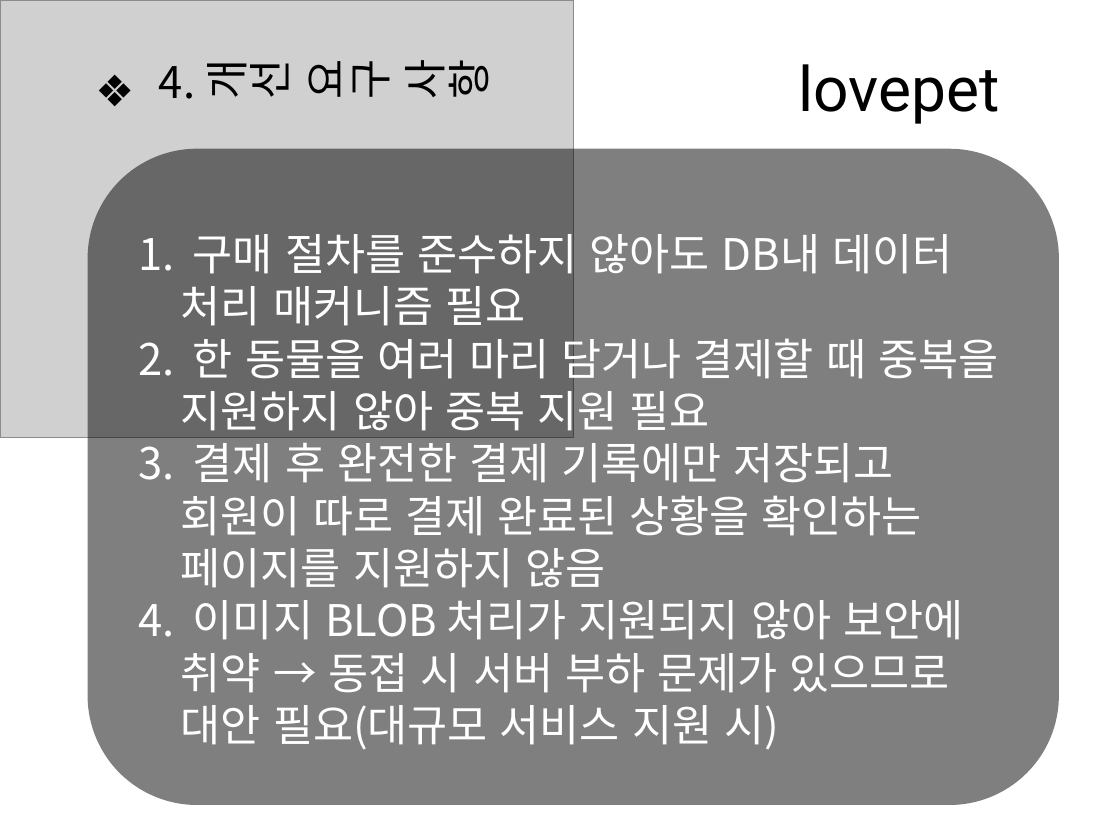
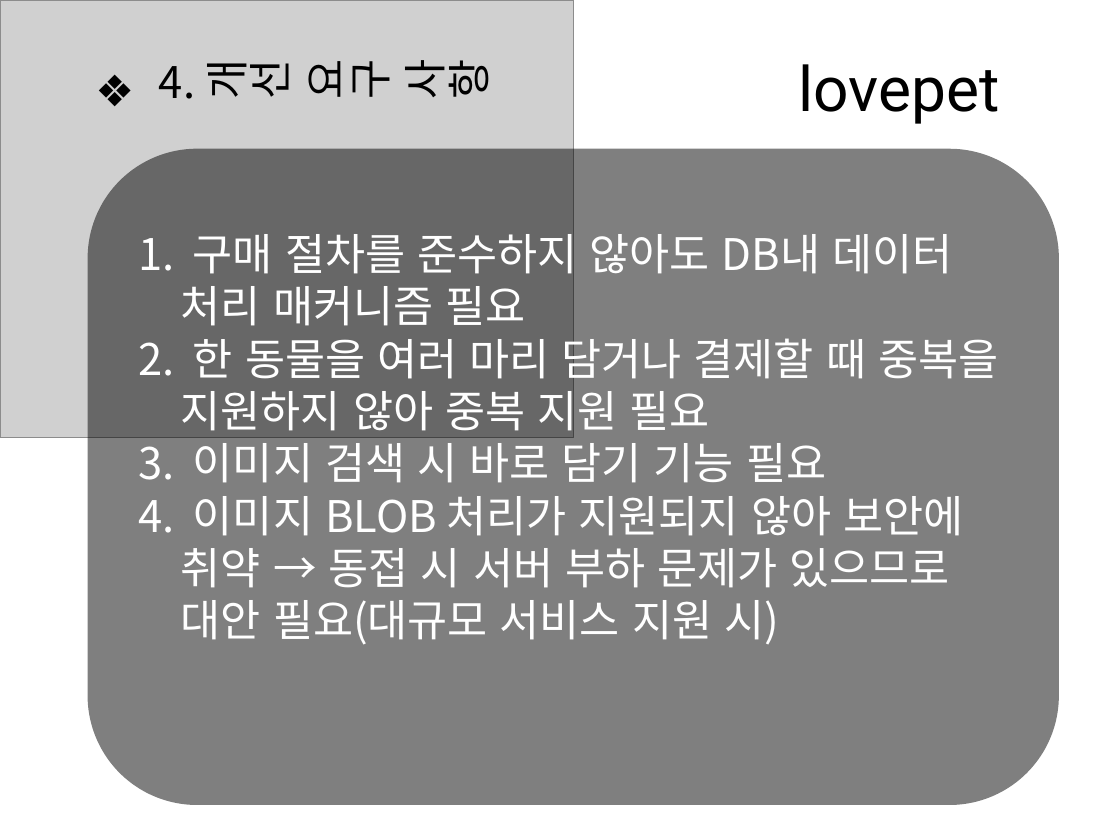
Before and after one commit to JeonBot/DB16_LovePet, a slide deck: slide 11 of LOVEPET_1조(최종).pptx (slide 8 before the commit). Drawn at 1120x840 pixels with LibreOffice and Linux fonts; fonts in the diff are those of the drawing; grey boxes stand for pictures. Boxes give left, top, right and bottom in pixels: in the first picture for what was removed or moved away, otherwise in the second. Text is boxed around its words. In the diff, an @@ line names an element or a change of style, - is before the commit and + after.

```diff
--- a/LOVEPET_1조(최종).pptx
+++ b/LOVEPET_1조(최종).pptx
@@ text at (x1=193, y1=435, x2=826, y2=483): text changed @@
-3. 결제 후 완전한 결제 기록에만 저장되고 회원이 따로 결제 완료된 상황을 확인하는 페이지를 지원하지 않음
+3. 이미지 검색 시 바로 담기 기능 필요
```
Also in this commit, not shown: 1 other slide changed, 3 slides added, 4 other files.
